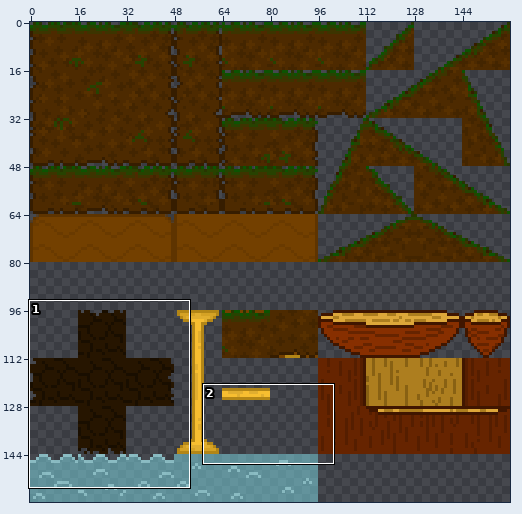
Pixel-art file: res/tileset/3.aseprite. Above, an overview of the earlier version with the close-up marked.
Close-up. First the earlier version:
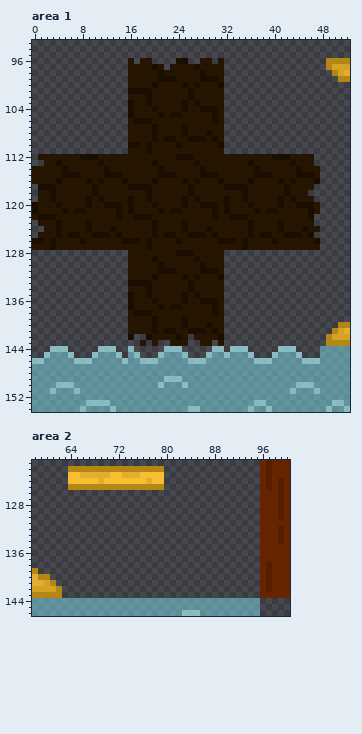
160x160 pixels, 1 frame. Colours within 5 levels of each other are drawn and written as one. Shown: area 1: x 0..52, y 93..154; area 2: x 58..100, y 121..146.
After the commit:
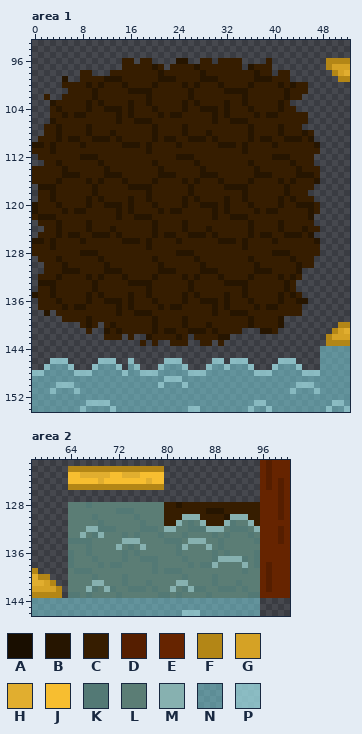
Palette (. is transparent): A #190e00  B #261500  C #361d00  D #551e00  E #662400  F #b38616  G #d5a225  H #e1ae2f  J #f7be30  K #537975  L #5b7d75  M #87b1b0  N #80deea80  P #a2e2eac0
What changed:
Changed rows in their new state; - is an unchanged pixel.
Area 1:
first column x 0:
 96 ---------------CC-CC----BB--CC-CCCC----C--------
 97 ---------------CCCCCBC-CCCCBCCCCCCC-BCCC--------
 98 --------CC---CCCCCCCCBCCCCCCBCCCCCCCCBCC-CC-----
 99 -----B--CCCCBBBCCCCCCBBBCCCCBBBCCCCCCBBBCCC-----
100 -----CCCCBCBCCCBCCCCBCCCCBCBCCCBCCCCBCCCCBCBCC--
101 ------CCCCBCCCCCBBBBCCCCCCBCCCCCBBBBCCCCCCBCCC--
102 --C--CCCCCBCCCCCCCCBCCCCCCBCCCCCCCCBCCCCCCBCC---
103 ---BCCCCCBCBCCCCBCCBCCCCCBCBCCCCBCCBCCCCCBC-----
104 ---CBCCCCBCCBBBCBCCCBCCCCBCCBBBCBCCCBCCCCBCC----
105 ---CCBCBBCCCCCBCBCCCCBCBBCCCCCBCBCCCCBCBBCCCCC--
106 ---BCCCCCCCCCCBCCBBBCCCCCCCCCCBCCBBBCCCCCCCCCC--
107 --CCBCCCCBCCCCCCCCCCBCCCCBCCCCCCCCCCBCCCCBCCC---
108 --CCBCCCCBCCCBCCCCCCBCCCCBCCCBCCCCCCBCCCCBCCCBC-
109 -CCCBCBBCCBBBCBCCCCCBCBBCCBBBCBCCCCCBCBBCCBBBCB-
110 BBCBCCCCBCCCCCCBBBCBCCCCBCCCCCCBBBCBCCCCBCCCCCCB
111 CCCBCCCCCCCCCCCCCCCBCCCCCCCCCCCCCCCBCCCCCCCCCCCC
112 -CCCCCCCBBBCCCCCCCCCCCCCBBBCCCCCCCCCCCCCBBBCCCC-
113 --CCBCCCCCCBCCCCCCCCBCCCCCCBCCCCCCCCBCCCCCCBCCC-
114 CCCCCBCCCCCCBCCCCCCCCBCCCCCCBCCCCCCCCBCCCCCCBCCC
115 CCCCCBBBCCCCBBBCCCCCCBBBCCCCBBBCCCCCCBBBCCCCBBBC
116 CCCCBCCCCBCBCCCBCCCCBCCCCBCBCCCBCCCCBCCCCBCBCCCB
117 -BBBCCCCCCBCCCCCBBBBCCCCCCBCCCCCBBBBCCCCCCBCCCC-
118 -CCBCCCCCCBCCCCCCCCBCCCCCCBCCCCCCCCBCCCCCCBCCC--
119 -CCBCCCCCBCBCCCCBCCBCCCCCBCBCCCCBCCBCCCCCBCBCCC-
120 BCCCBCCCCBCCBBBCBCCCBCCCCBCCBBBCBCCCBCCCCBCCBBBC
121 BCCCCBCBBCCCCCBCBCCCCBCBBCCCCCBCBCCCCBCBBCCCCCBC
122 CBBBCCCCCCCCCCBCCBBBCCCCCCCCCCBCCBBBCCCCCCCCCCB-
123 -CCCBCCCCBCCCCCCCCCCBCCCCBCCCCCCCCCCBCCCCBCCCCC-
124 --CCBCCCCBCCCBCCCCCCBCCCCBCCCBCCCCCCBCCCCBCCCBCC
125 -CCCBCBBCCBBBCBCCCCCBCBBCCBBBCBCCCCCBCBBCCBBBCB-
126 BBCBCCCCBCCCCCCBBBCBCCCCBCCCCCCBBBCBCCCCBCCCCCCB
127 CCCBCCCCCCCCCCCCCCCBCCCCCCCCCCCCCCCBCCCCCCCCCCCC
128 CCCCCCCCBBBCCCCCCCCCCCCCBBBCCCCCCCCCCCCCBBBCCCCC
129 -CCCBCCCCCCBCCCCCCCCBCCCCCCBCCCCCCCCBCCCCCCBCCC-
130 --CCCBCCCCCCBCCCCCCCCBCCCCCCBCCCCCCCCBCCCCCCBCC-
131 --CCCBBBCCCCBBBCCCCCCBBBCCCCBBBCCCCCCBBBCCCCB---
132 -CCCBCCCCBCBCCCBCCCCBCCCCBCBCCCBCCCCBCCCCBCBC---
133 -BBBCCCCCCBCCCCCBBBBCCCCCCBCCCCCBBBBCCCCCCBC----
134 -CCBCCCCCCBCCCCCCCCBCCCCCCBCCCCCCCCBCCCCCCBC----
135 BCCBCCCCCBCBCCCCBCCBCCCCCBCBCCCCBCCBCCCCCBCBC---
136 -CCCBCCCCBCCBBBCBCCCBCCCCBCCBBBCBCCCBCCCCBCCBB--
137 -CCCCBCBBCCCCCBCBCCCCBCBBCCCCCBCBCCCCBCBBCCCC---
138 --B-CCCCCCCCCCBCCBBBCCCCCCCCCCBCCBBBCCCCCCCCC---
139 -----CCCCBCCCCCCCCCCBCCCCBCCCCCCCCCCBCCCCB------
140 --------CBC-CBCCCCCCBCCCCBCCCBCCCCCCBCCCCB------
141 ---------C--BCBCCCCCBCBBCCBBBCBCCCC---BBC-------
142 ------------CCC-C--BCCCCBC-CCCCBB---------------
143 ------------------C-C--CCC--CC-C----------------
144 ---...-----...--.-----...-----..-...-----...----
145 --.....---.....-..---.....---........---.....---
146 ...PPP.....PPP..P.....PPP.....PP.PPP.....PPP....
147 ..P---P...P---P.-P...P---P...P--P---P...P---P...
148 PP-----PPP-----P--PPP-----PPP--------PPP-----PPP
Area 2:
first column x 64:
128 LLLKLLLLLLLLLLLLCCBCCCCCCCCCCCCC
129 LLLLLLLLKKKLLLLLCCCCCCCBBBCCCCCC
130 LLLLKLLLLLLKLLLLCCCMMMCCCCBMMMCC
131 LLLLLKLLLLLLKLLLCCMLKLMCCCMKLLMC
132 LLLMMKKKLLLLKKKLMMLLKKKMMMLKKKLM
133 LLMLKMLLLKLKLLLKLLLKLLLLKLKLLLKL
134 KKKKLLLLLMMMLLLLKKKLMMMLLKLLLLLK
135 LLLKLLLLMLKLMLLLLLKMLLLMLKLLLLLL
136 KLLKLLLLLKLKLLLLLLKLLLLLKLKLLLLK
137 KLLLKLLLLKLLKKKLLLLKLLLLKMMMMKLK
138 KLLLLKLKKLLLLLKLLLLLKLKKMLLLLMLK
139 LKKKLLLLLLLLLLKLKKKLLLLLLLLLLKLL
140 LLLLKLLLLKLLLLLLLLLKLLLLKLLLLLLL
141 LLLLMMLLLKLLLKLLLLMMLLLLKLLLKLLL
142 LLLMKLMKLLKKKLKLLMLKMKKLLKKKLKLL
143 KKLKLLLLKLLLLLLKKLKLLLLKLLLLLLKK
Pixel boxes of the changes (left, top, right, bottom) in both close-ups:
changed: (32, 58, 320, 376)
added: (68, 502, 260, 598)
